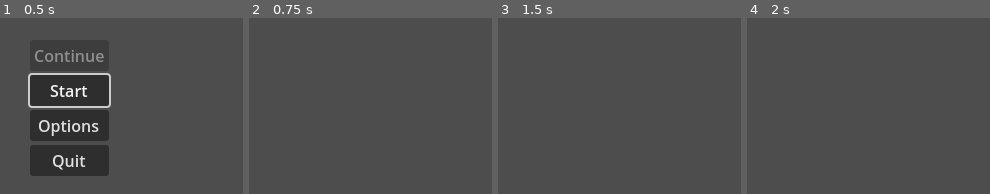
Above: before the commit, frames 1-4 (left to right).
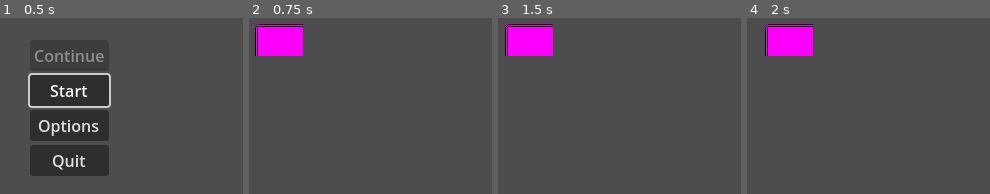
Above: after the commit, the same moments.

Repository: IRUSlan92I/ScrapFrontier
Game: Godot game, scene res://main.tscn
Two runs of this game, one before a commit and one after it. Both use one fixed random seed, a clock stepped at 60 frames per second and the inputs below.
Inputs:
- Up to frame 1 (0.5 s): no input
- Up to frame 2 (0.75 s): click "Start" at 0.5 s
- Up to frame 3 (1.5 s): tap Enter at 1.25 s; hold Right (move_right) from 1.28 s (still down)
- Up to frame 4 (2 s): keep holding Right (move_right)

Frame 1 is identical in both runs. In frame 2, 3.6% of the frame differs, in the area x 2-23%, y 3-22%; in frame 3, 3.6%; in frame 4, 3.6%.

Commit message:
Fixed placeholder texture. Added correct ship movement

Diff:
--- a/game/entities/player.gd
+++ b/game/entities/player.gd
@@ -1,10 +1,19 @@
-extends Node2D
+extends Node
+
+
+var position : Vector2:
+	set(value):
+		$Ship.position = value
+	get:
+		return $Ship.position
 
 
 func _process(delta: float) -> void:
-	var speed := 100
 	var input_direction := Input.get_vector("move_left", "move_right", "move_up", "move_down")
-	var velocity := input_direction * speed
-	position += velocity * delta
-	var screen_size := get_viewport_rect().size
-	position = position.clamp(Vector2.ZERO, screen_size)
+	print(input_direction)
+
+	if input_direction.is_zero_approx():
+		$Ship.decelerate($Ship.deceleration * delta)
+	else:
+		var acceleration : Vector2 = input_direction * $Ship.acceleration * delta
+		$Ship.accelerate(acceleration)
--- a/game/entities/player.tscn
+++ b/game/entities/player.tscn
@@ -1,9 +1,13 @@
-[gd_scene load_steps=3 format=3 uid="uid://xpj7f3l1l51l"]
+[gd_scene load_steps=3 format=3 uid="uid://bkv8y6n7chu3f"]
 
-[ext_resource type="Script" uid="uid://c2uf62j1im13p" path="res://game/entities/player.gd" id="1_xkeht"]
-[ext_resource type="PackedScene" uid="uid://dn44qgg4coedd" path="res://game/entities/ship.tscn" id="2_3a8sv"]
+[ext_resource type="Script" uid="uid://c2uf62j1im13p" path="res://game/entities/player.gd" id="1_3a8sv"]
+[ext_resource type="PackedScene" uid="uid://jvyagshykmgb" path="res://game/entities/ship.tscn" id="2_ktqbp"]
 
-[node name="Player" type="Node2D"]
-script = ExtResource("1_xkeht")
+[node name="Player" type="Node"]
+script = ExtResource("1_3a8sv")
 
-[node name="Ship" parent="." instance=ExtResource("2_3a8sv")]
+[node name="Ship" parent="." instance=ExtResource("2_ktqbp")]
+size = Vector2(48, 32)
+acceleration = 46
+deceleration = 23
+max_speed = 46
--- a/game/entities/ship.gd
+++ b/game/entities/ship.gd
@@ -1,9 +1,44 @@
 extends Node2D
 
-@export var size : Vector2
+@export var size : Vector2:
+	set(value):
+		size = value
+		if $Sprite2D.texture:
+			$Sprite2D.texture.size = value
+	get:
+		return size
+
+@export var acceleration : int
+@export var deceleration : int
+@export var max_speed : int
+
+var _velocity : Vector2
 
 
 func _ready() -> void:
 	var texture := PlaceholderTexture2D.new()
 	texture.size = size
 	$Sprite2D.texture = texture
+
+
+func _process(delta: float) -> void:
+	position += _velocity * delta
+
+
+func accelerate(value: Vector2) -> void:
+	_velocity += value
+	_velocity = _velocity.clamp(Vector2(-max_speed, -max_speed), Vector2(max_speed, max_speed))
+
+
+func decelerate(value: float) -> void:
+	var current_speed := _velocity.length()
+
+	if current_speed <= 0:
+		_velocity = Vector2.ZERO
+		return
+
+	var new_speed := current_speed - value
+	if new_speed < 0:
+		new_speed = 0
+
+	_velocity = _velocity.normalized() * new_speed
--- a/game/entities/ship.tscn
+++ b/game/entities/ship.tscn
@@ -1,12 +1,8 @@
-[gd_scene load_steps=2 format=3 uid="uid://dn44qgg4coedd"]
+[gd_scene load_steps=2 format=3 uid="uid://jvyagshykmgb"]
 
-[sub_resource type="GDScript" id="GDScript_3a8sv"]
-script/source = "class_name Ship
-
-extends Node2D
-"
+[ext_resource type="Script" uid="uid://cesibaqtrgotl" path="res://game/entities/ship.gd" id="1_6isjb"]
 
 [node name="Ship" type="Node2D"]
-script = SubResource("GDScript_3a8sv")
+script = ExtResource("1_6isjb")
 
 [node name="Sprite2D" type="Sprite2D" parent="."]
--- a/game/passage.gd
+++ b/game/passage.gd
@@ -2,6 +2,6 @@
 
 
 func _ready() -> void:
-	var player : Node2D = load("res://game/entities/player.tscn").instantiate()
+	var player : Node = load("res://game/entities/player.tscn").instantiate()
 	player.position = Vector2(100, 100)
 	add_child(player)
